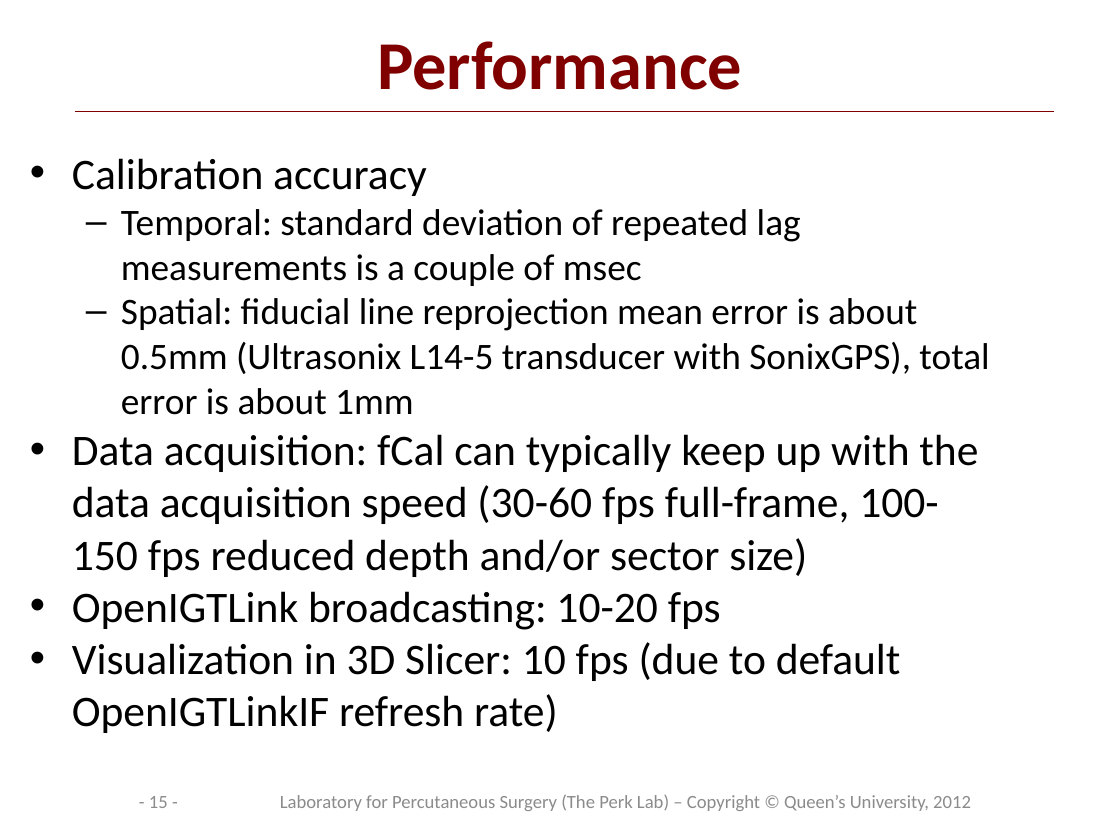
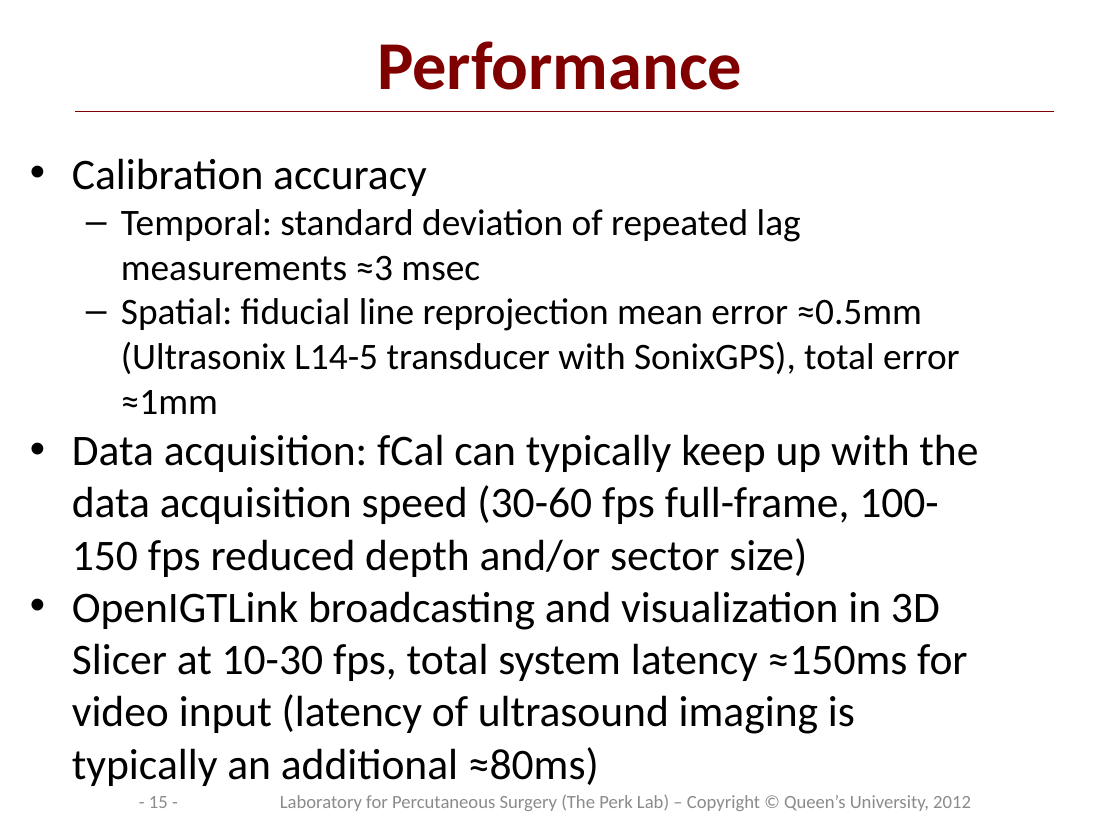
Before and after one commit to thewtex/Plus, a slide deck: slide 15 of doc/overview/PlusOverview.pptx. Drawn at 1120x840 pixels with LibreOffice and Linux fonts; fonts in the diff are those of the drawing; background and template pictures are left out. Boxes give left, top, right and bottom in pixels: in the first picture for what was removed or moved away, otherwise in the second. Text is boxed around its words. In the diff, an @@ line names an element or a change of style, - is before the commit and + after.

```diff
--- a/doc/overview/PlusOverview.pptx
+++ b/doc/overview/PlusOverview.pptx
@@ text at <box>121,209,960,414</box>: text changed @@
-  – Temporal: standard deviation of repeated lag measurements is a couple of msec
-  – Spatial: fiducial line reprojection mean error is about 0.5mm (Ultrasonix L14-5 transducer with SonixGPS), total error is about 1mm
+  – Temporal: standard deviation of repeated lag measurements ≈3 msec
+  – Spatial: fiducial line reprojection mean error ≈0.5mm (Ultrasonix L14-5 transducer with SonixGPS), total error ≈1mm
@@ text at <box>72,591,967,734</box>: text changed @@
-• OpenIGTLink broadcasting: 10-20 fps
-• Visualization in 3D Slicer: 10 fps (due to default OpenIGTLinkIF refresh rate)
+• OpenIGTLink broadcasting and visualization in 3D Slicer at 10-30 fps, total system latency ≈150ms for video input (latency of ultrasound imaging is typically an additional ≈80ms)
```
Also in this commit, not shown: 5 other slides changed.
